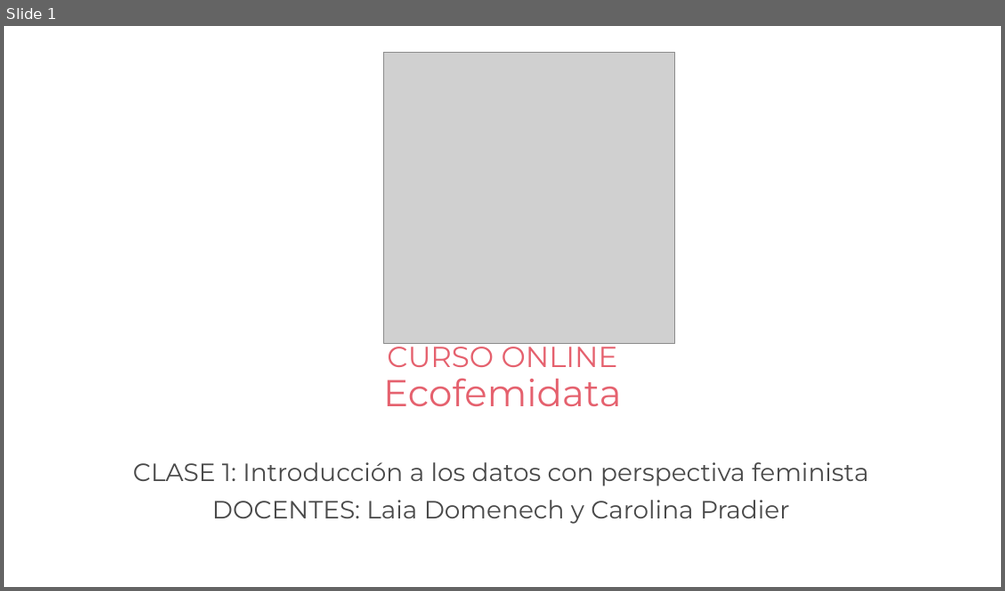
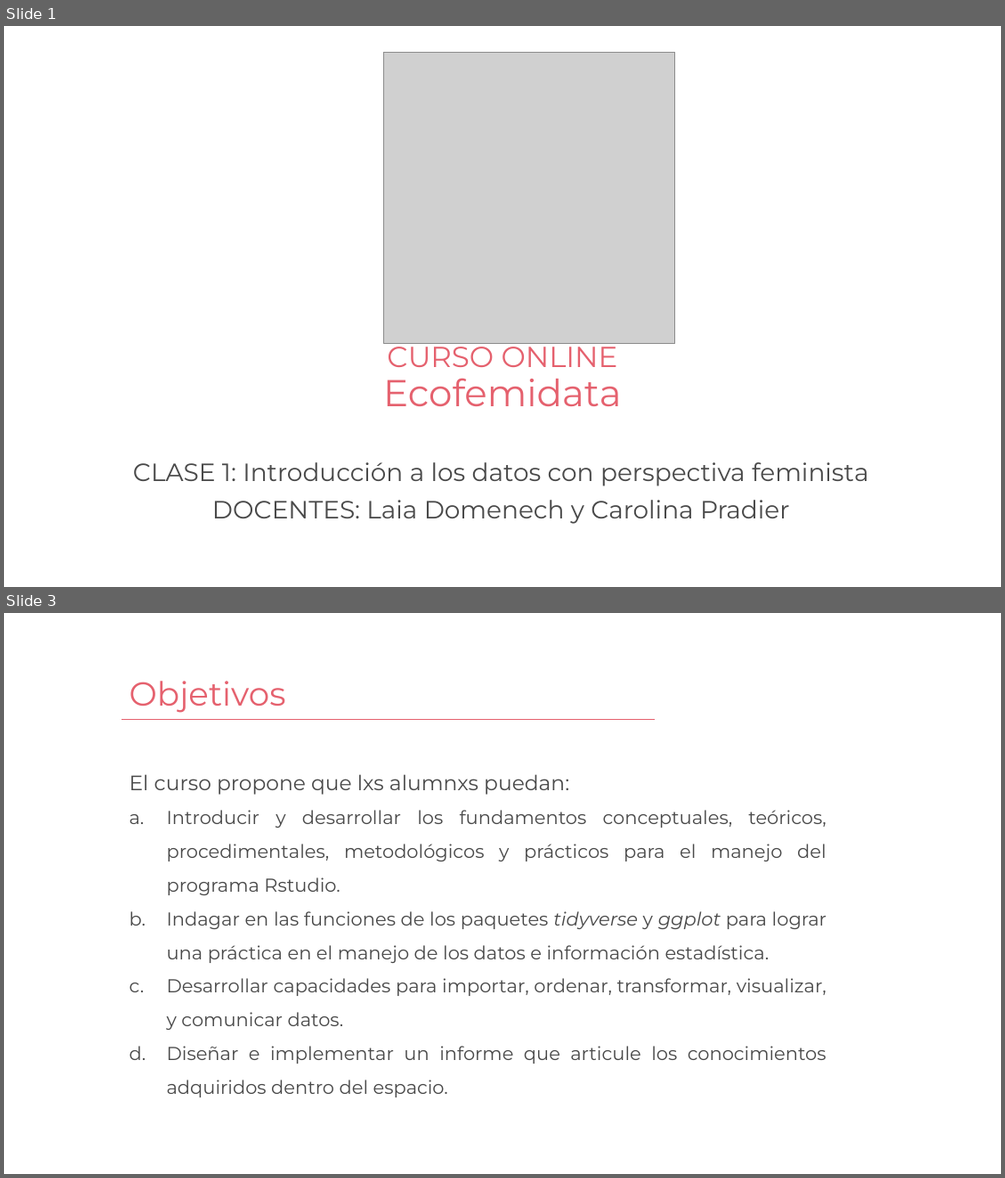
Before and after one commit to caropradier/Curso-Ecofemidata, a slide deck: clase1/Clase1 - Curso Ecofemidata.pptx. Shown one above the other, each under a label of ours: slide 1 before the commit, slides 1 and 3 after it; the slides between them are not shown. The pictures are 1005x591 and 1005x1178 pixels, drawn with LibreOffice and Linux fonts; fonts in the diff are those of the drawing; grey boxes stand for pictures; background and template pictures are left out. Boxes give left, top, right and bottom in pixels: in the first picture for what was removed or moved away, otherwise in the second. Text is boxed around its words. In the diff, an @@ line names an element or a change of style, - is before the commit and + after.

```diff
--- a/clase1/Clase1 - Curso Ecofemidata.pptx
+++ b/clase1/Clase1 - Curso Ecofemidata.pptx
@@ slide 3 added at (4, 613, 1001, 1174), background picture (left out) @@
@@ text added at (129, 681, 286, 713), 32 pt, text #E5616E @@
+Objetivos
@@ line added from (122, 719) to (655, 719), #E5616E 0.5 pt @@
@@ text added at (129, 774, 826, 1097), 18 pt, text #494949 @@
+El curso propone que lxs alumnxs puedan:
+a. Introducir y desarrollar los fundamentos conceptuales, teóricos, procedimentales, metodológicos y prácticos para el manejo del programa Rstudio.
+b. Indagar en las funciones de los paquetes tidyverse y ggplot para lograr una práctica en el manejo de los datos e información estadística.
+c. Desarrollar capacidades para importar, ordenar, transformar, visualizar, y comunicar datos.
+d. Diseñar e implementar un informe que articule los conocimientos adquiridos dentro del espacio.
```
Also in this commit, not shown: 20 other slides added, 1 slide removed, 3 other files.
